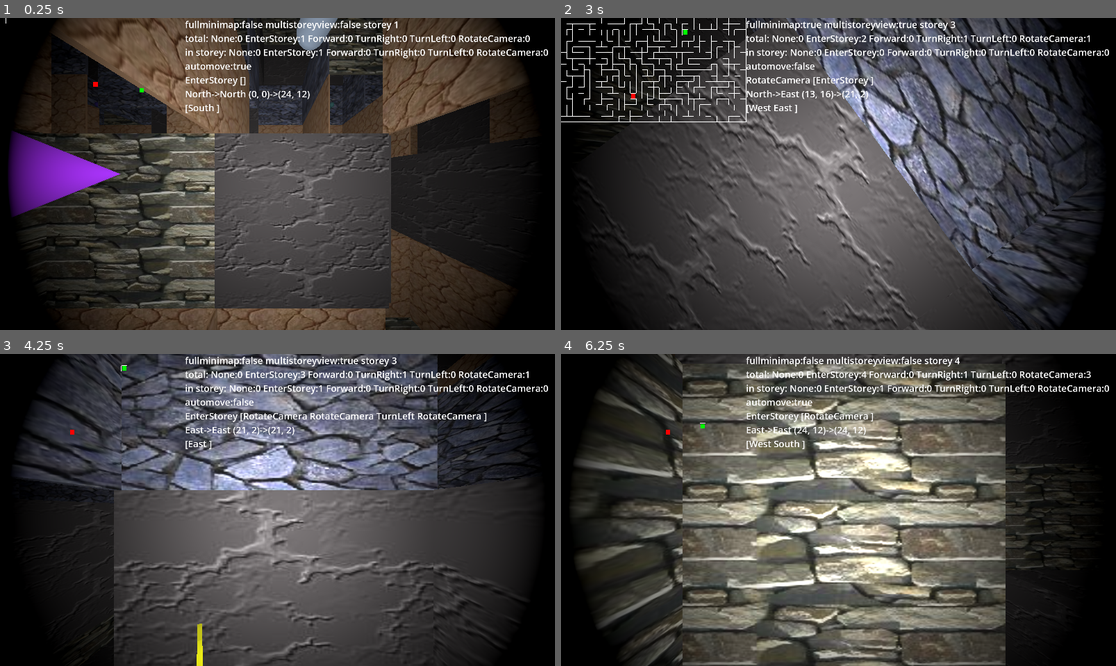
Above: before the commit, frames 1-4 (two rows, left to right).
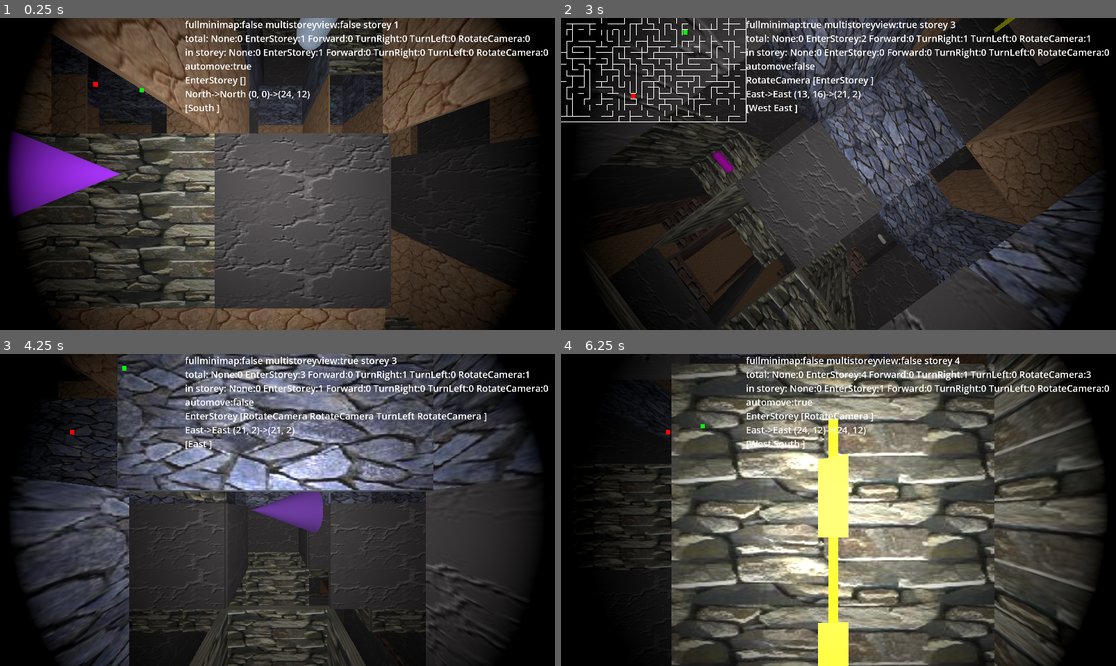
Above: after the commit, the same moments.

Repository: kasworld/gd4maze3d
Game: Godot game, scene res://main.tscn
The game is run twice, just before and just after one commit, with the same random seed, the same clock (stepped at 60 frames per second) and the same inputs.
Inputs (mouse positions are in pixels of both pictures, inside the frame that each line leads up to):
- Up to frame 1 (0.25 s): no input
- Up to frame 2 (3 s): tap Enter at 0.5, 2.85 s; move the mouse to (960, 158) at 0.52 s; hold Right 0.53-1.28 s; tap 1 at 0.6 s; click (960, 158) at 0.67 s; tap Space at 0.77, 1.52 s; move the mouse to (727, 189) at 1.27 s; hold Down 1.28-2.03 s; tap 2 at 1.35 s; move the mouse to (894, 105) at 2.02 s; hold Right 2.03-2.78 s; tap 3 at 2.1 s; move the mouse to (810, 236) at 2.77 s; hold Up from 2.78 s (still down); click (810, 236) at 2.92 s
- Up to frame 3 (4.25 s): tap Space at 3.02, 3.77 s; move the mouse to (444, 556) at 3.52 s; release Up at 3.53 s; hold Left from 3.53 s (still down); tap 1 at 3.6 s
- Up to frame 4 (6.25 s): move the mouse to (672, 463) at 4.27 s; tap 2 at 4.35 s; tap Space at 4.52, 6.02 s; move the mouse to (866, 510) at 5.02 s; release Left at 5.03 s; hold Down 5.03-5.78 s; tap 3 at 5.1 s; click (866, 510) at 5.17 s; move the mouse to (755, 432) at 5.77 s; hold Right from 5.78 s (still down); tap Enter at 5.85 s

The runs differ from the first frame. In frame 1, less than 0.1% of the frame differs, in the area x 1-2%, y 0-2%; in frame 2, 53%; in frame 3, 55%; in frame 4, 58%, in the area x 1-99%, y 0-100%.

Commit message:
fix enterstory minimap draw

Diff:
--- a/character.gd
+++ b/character.gd
@@ -46,6 +46,7 @@
 	var mi3d = new_cylinder(0.4, 0.15, NamedColorList.color_list.pick_random()[0])
 	add_child(mi3d)
 	total_act_stats = new_act_stats_dict()
+	dir_src = Storey.Dir.North
 
 func enter_storey(st :Storey, rndpos:bool)->void:
 	ani_act_dur = randf_range(0.1,1.0)
@@ -54,7 +55,7 @@
 		pos_dst = storey.rand_pos()
 	else:
 		pos_dst = storey.start_pos
-	dir_src = Storey.Dir.North
+	#dir_src = Storey.Dir.North
 	storey_act_stats = new_act_stats_dict()
 	act_queue.resize(0)
 	act_queue.append(Act.EnterStorey)
--- a/main.gd
+++ b/main.gd
@@ -102,7 +102,7 @@
 		pl.ai_act()
 		if pl.start_new_act(): # new act start
 			ani_dur = 0
-			if i == 0:
+			if i == 0 and pl.act_current != Character.Act.EnterStorey:
 				var walldir = storey_list[StoreyPlay].maze_cells.get_wall_dir_at(pl.pos_src.x,pl.pos_src.y)
 				for d in walldir:
 					minimap2draw.add_wall_at(pl.pos_src.x,pl.pos_src.y,Storey.MazeDir2Dir[d])
